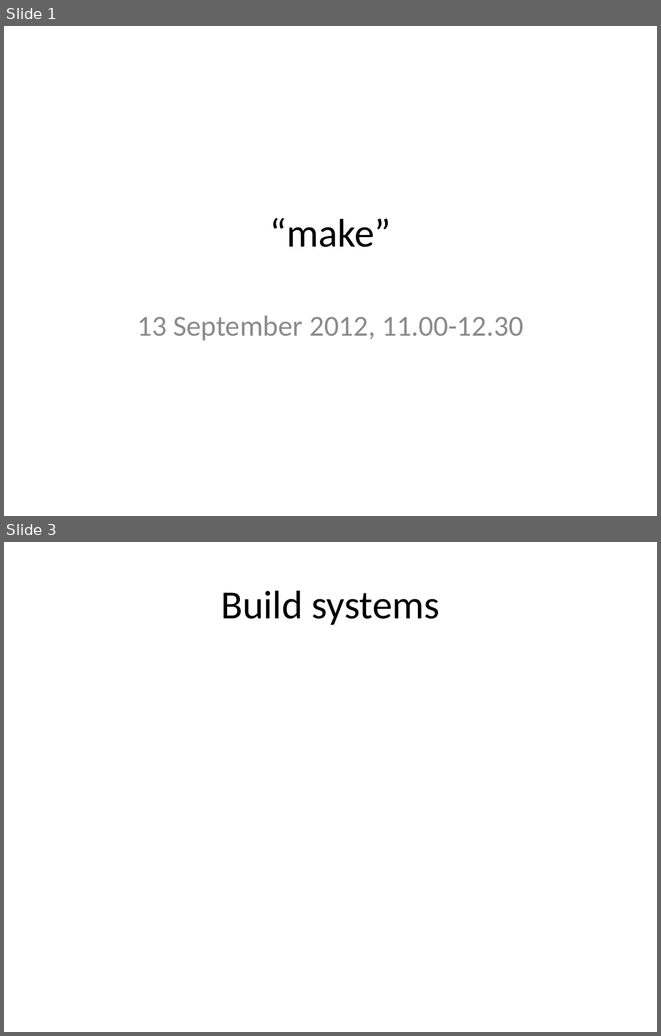
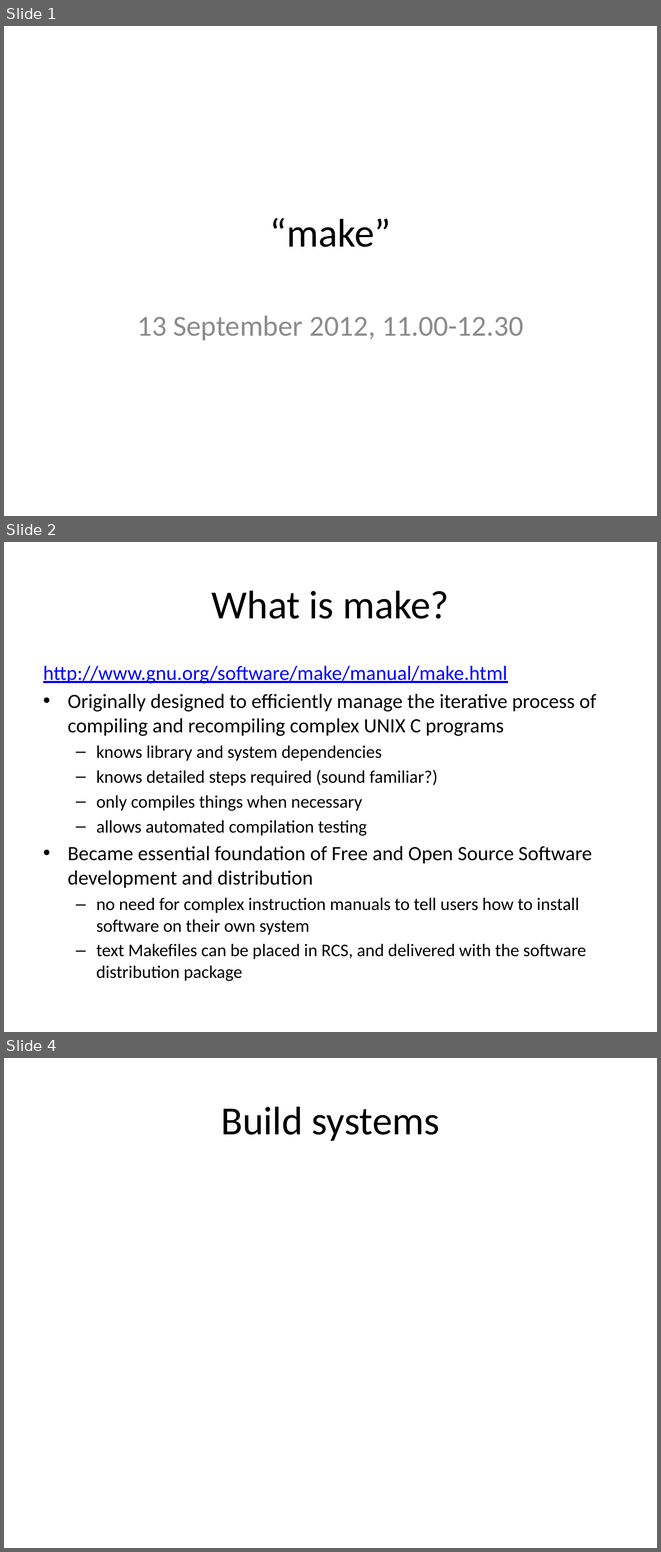
Before and after one commit to rvosa/ngs-workflows, a slide deck: doc/slides/day3/session2/Make.pptx. Shown one above the other, each under a label of ours: slides 1 and 3 before the commit, slides 1, 2 and 4 after it; the slides between them are not shown. The pictures are 661x1036 and 661x1552 pixels, drawn with LibreOffice and Linux fonts; fonts in the diff are those of the drawing. Boxes give left, top, right and bottom in pixels: in the first picture for what was removed or moved away, otherwise in the second. Text is boxed around its words. In the diff, an @@ line names an element or a change of style, - is before the commit and + after.

Commit message:
continuing to develop Make

```diff
--- a/doc/slides/day3/session2/Make.pptx
+++ b/doc/slides/day3/session2/Make.pptx
@@ slide 2 added at (x1=4, y1=542, x2=657, y2=1032), background #FFFFFF @@
@@ title added at (x1=212, y1=590, x2=449, y2=619), 44 pt, text #000000 @@
+What is make?
@@ text added at (x1=43, y1=665, x2=597, y2=981), 19.6 pt, text #000000 @@
+http://www.gnu.org/software/make/manual/make.html
+• Originally designed to efficiently manage the iterative process of compiling and recompiling complex UNIX C programs
+  – knows library and system dependencies
+  – knows detailed steps required (sound familiar?)
+  – only compiles things when necessary
+  – allows automated compilation testing
+• Became essential foundation of Free and Open Source Software development and distribution
+  – no need for complex instruction manuals to tell users how to install software on their own system
+  – text Makefiles can be placed in RCS, and delivered with the software distribution package
@@ what was slide 3 is now slide 4 @@
```
Also in this commit, not shown: 1 slide changed, 1 other slide added, 1 slide removed.
